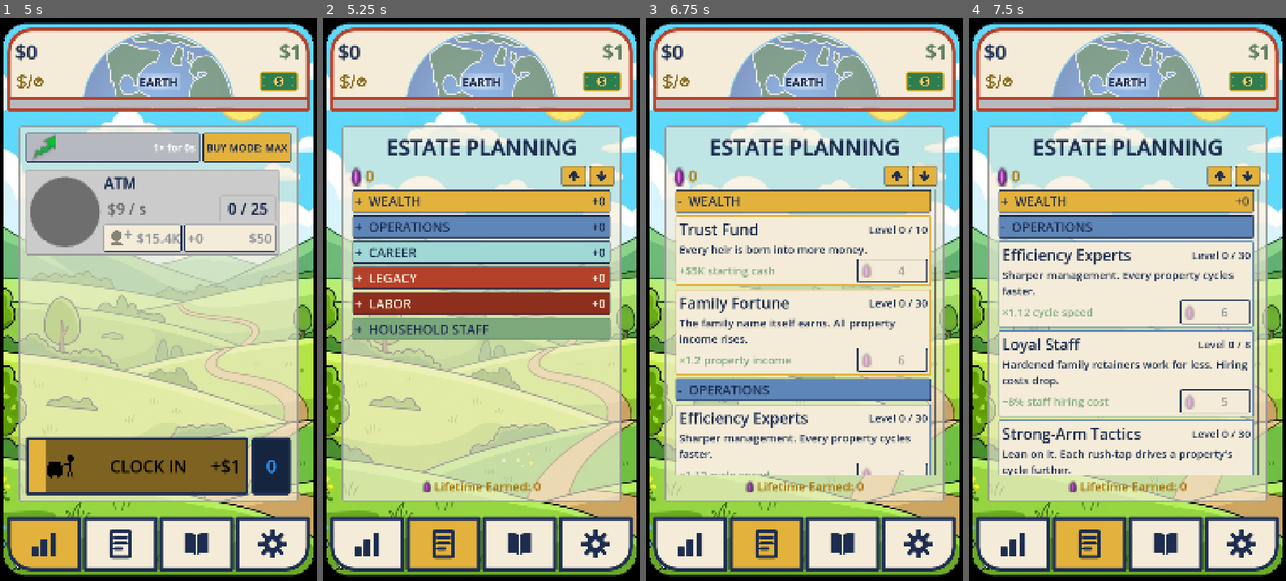
Above: before the commit, frames 1-4 (left to right).
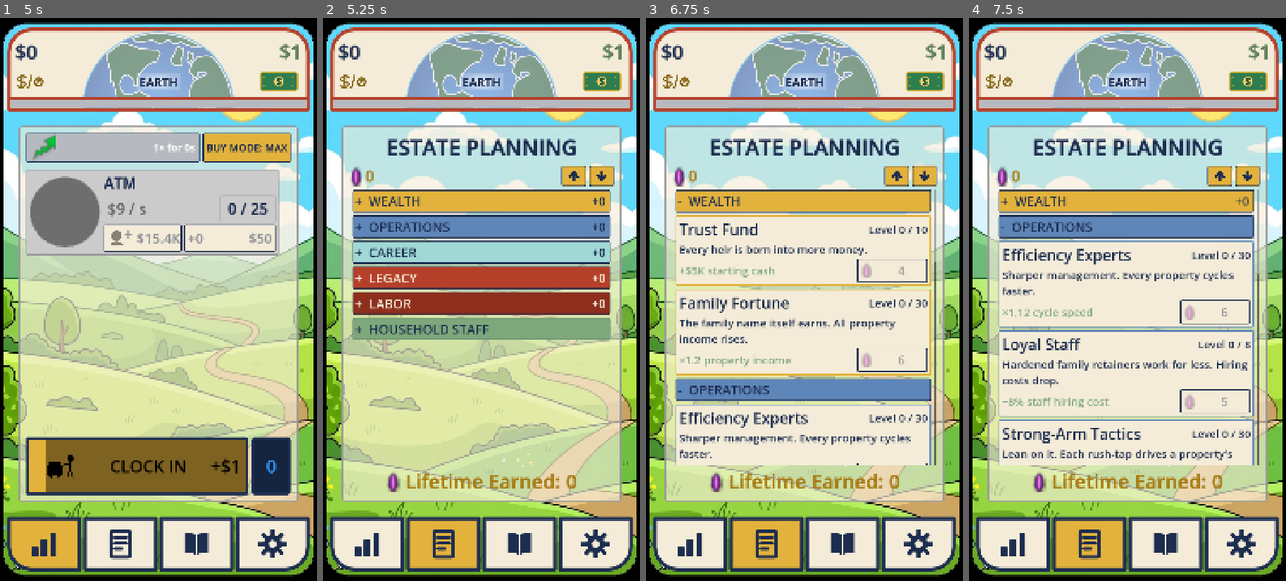
Above: after the commit, the same moments.

Repository: TimGoergen/american-tycoon
Game: Godot game, scene res://Main.tscn
Same seed, same stepped clock (60 frames per second), same inputs: the game is played once before the commit and once after it.
Inputs (mouse positions are in pixels of both pictures, inside the frame that each line leads up to):
- Up to frame 1 (5 s): click "BUY MODE: MAX" at 0.5 s; click "BUY MODE: ×1" at 1.25 s; click "BUY MODE: ×10" at 2 s; click "BUY MODE: ×100" at 2.75 s; click (136, 468) at 3.5 s; click (44, 541) at 4.27 s
- Up to frame 2 (5.25 s): click (443, 541) at 5.02 s
- Up to frame 3 (6.75 s): click (896, 175) at 5.77 s; click (924, 175) at 6.52 s
- Up to frame 4 (7.5 s): click "- WEALTH" at 7.25 s

Frame 1 is identical in both runs. In frame 2, 1.0% of the frame differs, in the area x 20-80%, y 80-85%; in frame 3, 2.4%; in frame 4, 2.4%, in the area x 9-92%, y 45-85%.

Commit message:
Lifetime Earned readout +60% (41 -> 66px, gem image scaled to match)
Co-Authored-By: Claude Fable 5 <noreply@anthropic.com>
Claude-Session: https://claude.ai/code/session_01V2mTLbKztKGNf3y2Xw5aUW

Diff:
--- a/game/scripts/Main.gd
+++ b/game/scripts/Main.gd
@@ -542,12 +542,13 @@
 	_lifetime_earned_label.scroll_active = false
 	_lifetime_earned_label.autowrap_mode = TextServer.AUTOWRAP_OFF
 	_lifetime_earned_label.add_theme_font_override("normal_font", UiPalette.make_bold_font())
-	_lifetime_earned_label.add_theme_font_size_override("normal_font_size", UiPalette.FONT_SUBHEAD)
+	# FONT_SUBHEAD (41) + 60% ≈ 66 (Tim, 2026-07-05).
+	_lifetime_earned_label.add_theme_font_size_override("normal_font_size", 66)
 	_lifetime_earned_label.add_theme_color_override("default_color", UiPalette.DARK_GOLD)
 	# Mipmapped filtering so the inline gem image downscales smoothly rather than aliasing.
 	_lifetime_earned_label.texture_filter = CanvasItem.TEXTURE_FILTER_LINEAR_WITH_MIPMAPS
 	# RichTextLabels need a real minimum size or they render as stray pixels (memory note).
-	_lifetime_earned_label.custom_minimum_size = Vector2(0, 56)
+	_lifetime_earned_label.custom_minimum_size = Vector2(0, 88)
 	v.add_child(_lifetime_earned_label)
 
 	# The prestige exit, pinned to the BOTTOM of the tab (Tim, 2026-06-28): plan the estate,
@@ -885,7 +886,8 @@
 	# value actually changes — rebuilding rich text every frame would be wasted parsing.
 	if dynasty.upgrades.earned_lifetime != _shown_lifetime_earned:
 		_shown_lifetime_earned = dynasty.upgrades.earned_lifetime
-		_lifetime_earned_label.text = "[center][img width=30 height=42]res://art/icons/legacy_gem.svg[/img] Lifetime Earned: %d[/center]" % _shown_lifetime_earned
+		# Gem image scaled with the 66px text so the pair keeps its proportions.
+		_lifetime_earned_label.text = "[center][img width=48 height=67]res://art/icons/legacy_gem.svg[/img] Lifetime Earned: %d[/center]" % _shown_lifetime_earned
 
 
 ## First contact: a new epoch was reached this tick. Show the beat (Main's _process
